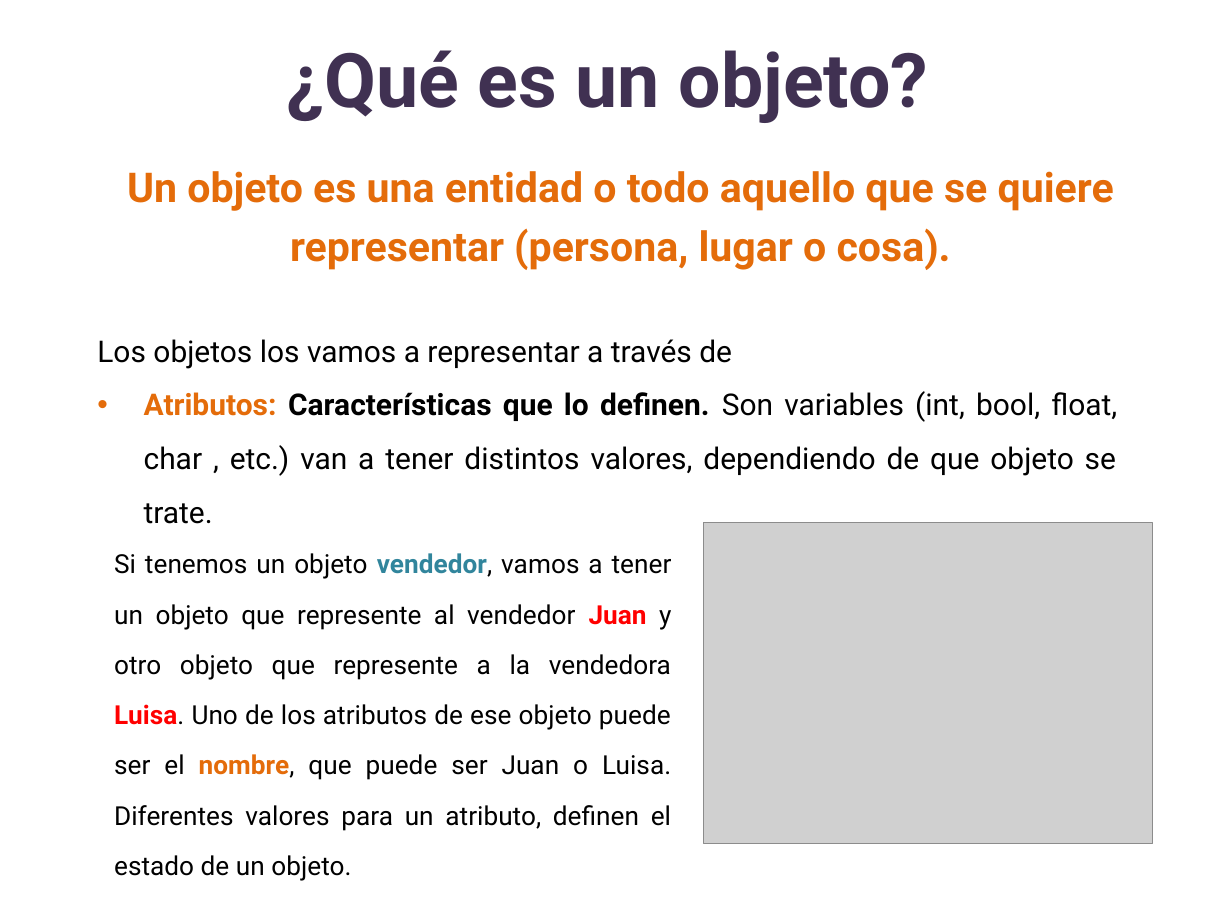
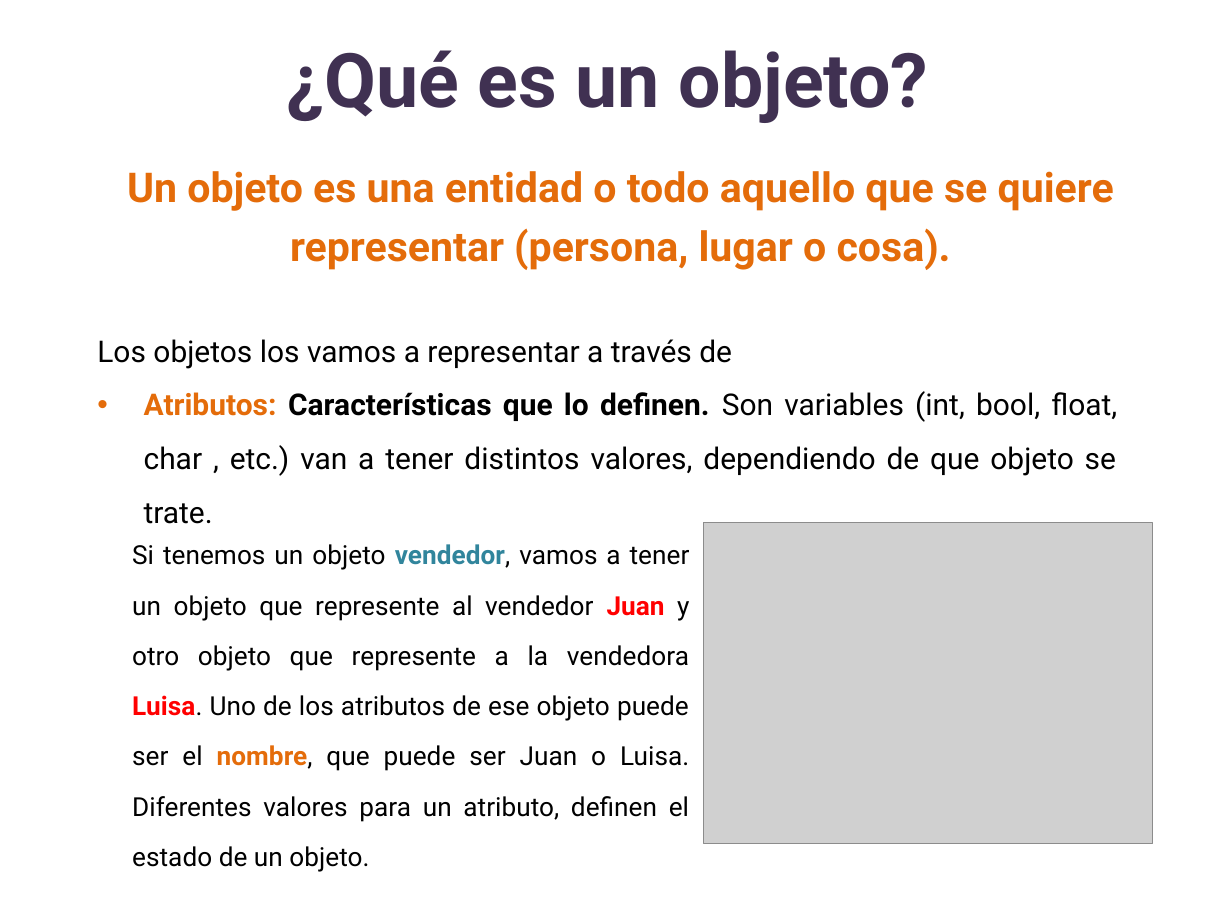
Before and after one commit to lizetheP/Analitica, a slide deck: slide 10 of CalendarioAgo24/presentaciones/14_POO.pptx. Drawn at 1232x924 pixels with LibreOffice and Linux fonts; fonts in the diff are those of the drawing; grey boxes stand for pictures. Boxes give left, top, right and bottom in pixels: in the first picture for what was removed or moved away, otherwise in the second. Text is boxed around its words. In the diff, an @@ line names an element or a change of style, - is before the commit and + after.

```diff
--- a/CalendarioAgo24/presentaciones/14_POO.pptx
+++ b/CalendarioAgo24/presentaciones/14_POO.pptx
@@ text "Si tenemos un objeto vendedor, ..." moved from (x1=114, y1=553, x2=672, y2=831) to (x1=132, y1=544, x2=690, y2=822) @@
```
Also in this commit, not shown: 7 other slides changed, 5 other files.
